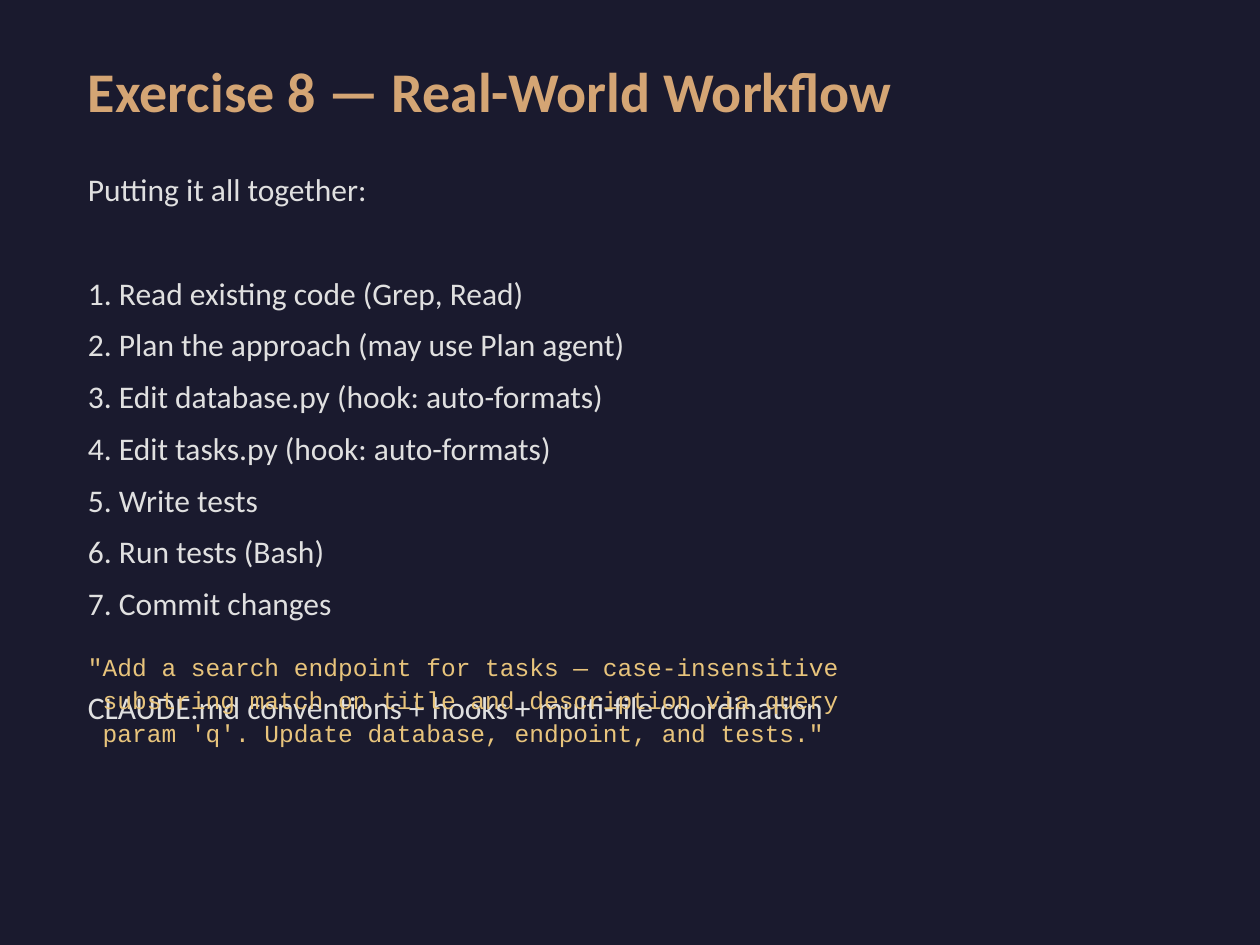
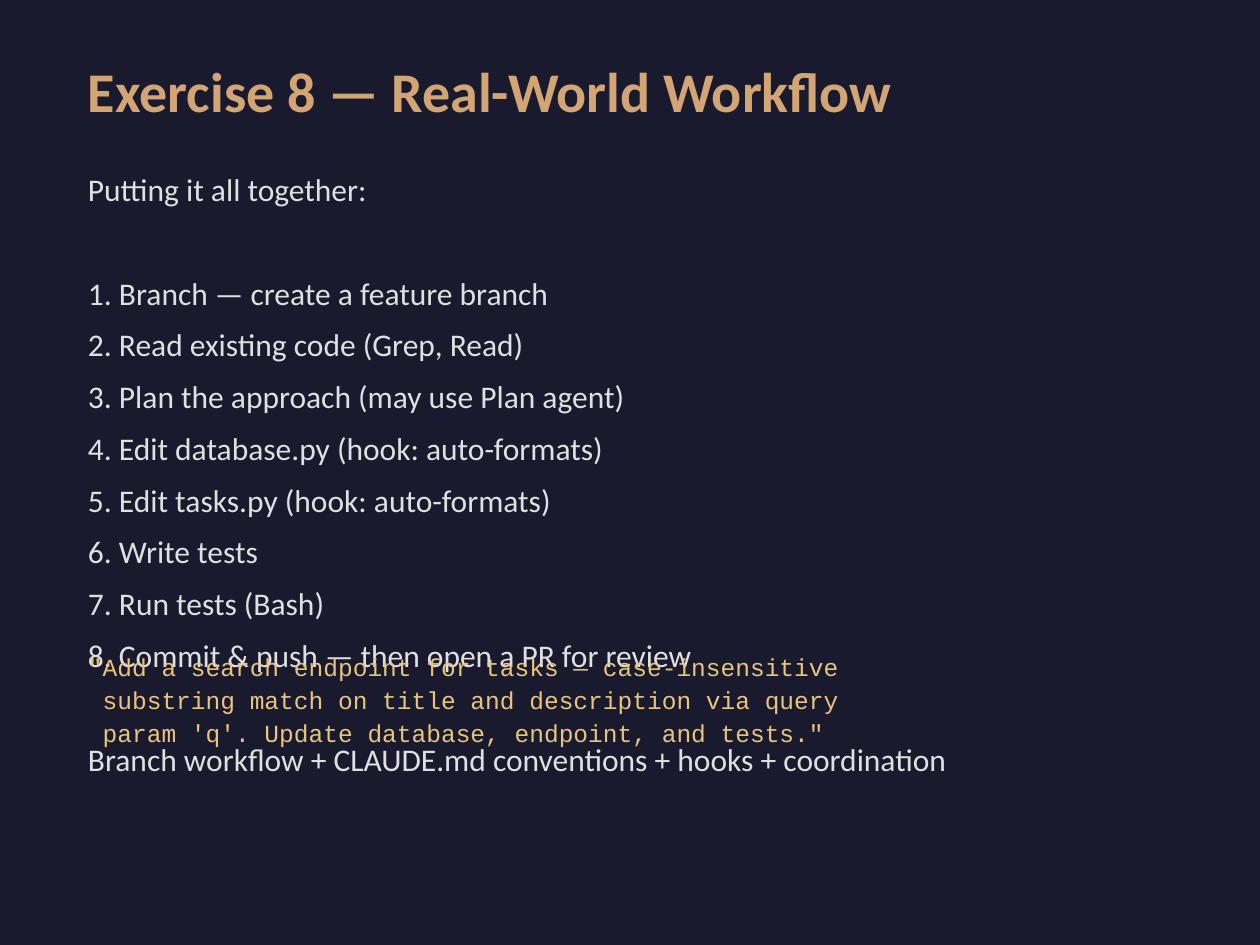
Before and after one commit to zachschillaci27/claude-code-workshop, a slide deck: slide 27 of slides.pptx. Drawn at 1260x945 pixels with LibreOffice and Linux fonts; fonts in the diff are those of the drawing. Boxes give left, top, right and bottom in pixels: in the first picture for what was removed or moved away, otherwise in the second. Text is boxed around its words. In the diff, an @@ line names an element or a change of style, - is before the commit and + after.

```diff
--- a/slides.pptx
+++ b/slides.pptx
@@ text at box(88, 283, 946, 772): text changed @@
-1. Read existing code (Grep, Read)
-2. Plan the approach (may use Plan agent)
-3. Edit database.py (hook: auto-formats)
-4. Edit tasks.py (hook: auto-formats)
-5. Write tests
-6. Run tests (Bash)
-7. Commit changes
-CLAUDE.md conventions + hooks + multi-file coordination
+1. Branch — create a feature branch
+2. Read existing code (Grep, Read)
+3. Plan the approach (may use Plan agent)
+4. Edit database.py (hook: auto-formats)
+5. Edit tasks.py (hook: auto-formats)
+6. Write tests
+7. Run tests (Bash)
+8. Commit & push — then open a PR for review
+Branch workflow + CLAUDE.md conventions + hooks + coordination
```
Also in this commit, not shown: 2 other slides changed, 8 other files.
